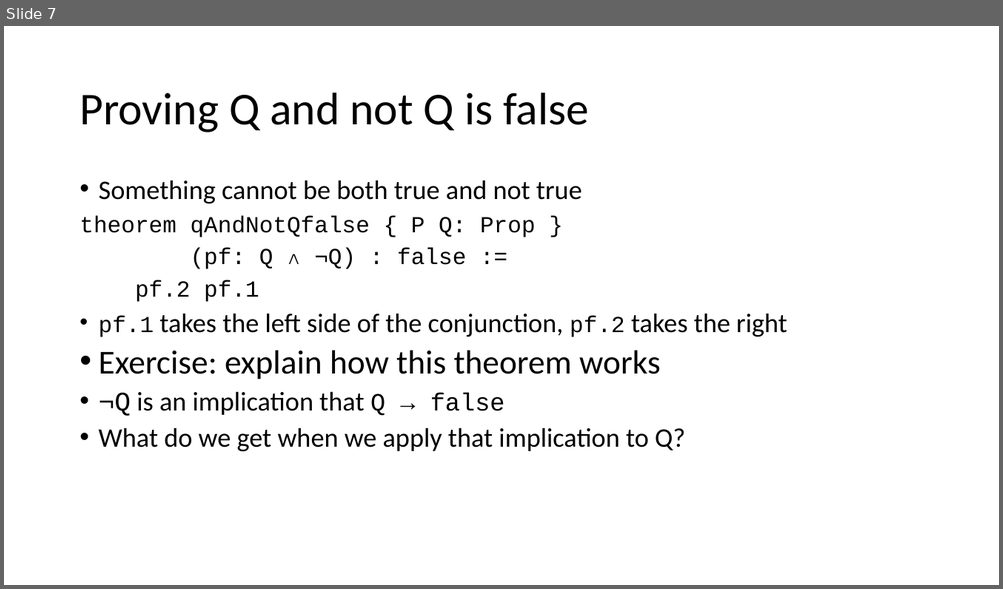
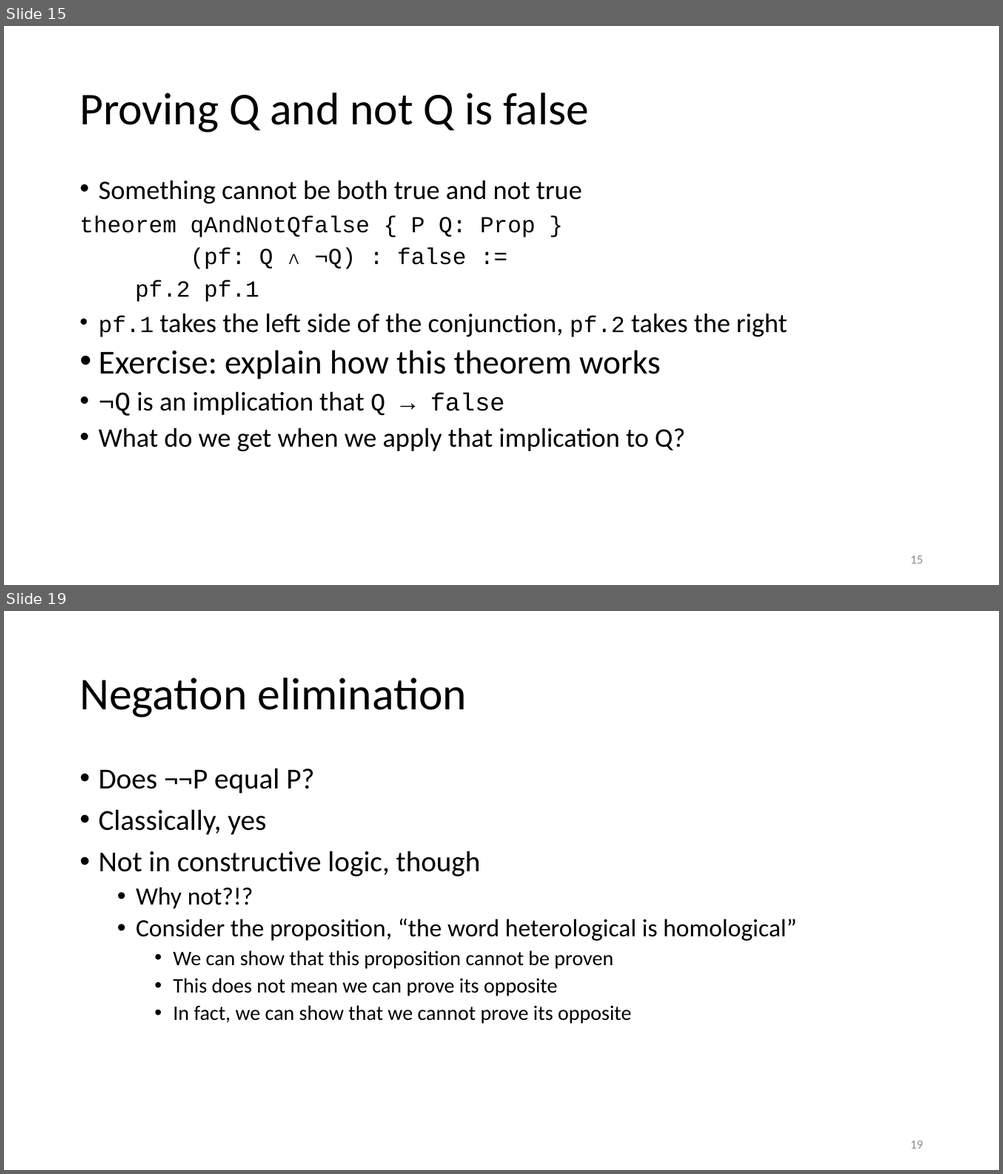
Before and after one commit to kevinsullivan/cs-dm, a slide deck: 06_Negation/Negation.pptx. Shown one above the other, each under a label of ours: slide 7 before the commit, slides 15 and 19 after it; the slides between them are not shown. The pictures are 1003x589 and 1003x1174 pixels, drawn with LibreOffice and Linux fonts; fonts in the diff are those of the drawing. Boxes give left, top, right and bottom in pixels: in the first picture for what was removed or moved away, otherwise in the second. Text is boxed around its words. In the diff, an @@ line names an element or a change of style, - is before the commit and + after.

```diff
--- a/06_Negation/Negation.pptx
+++ b/06_Negation/Negation.pptx
@@ slide 19 added at (4, 611, 999, 1170), background #FFFFFF @@
@@ title added at (79, 678, 466, 718), 44 pt, text #000000 @@
+Negation elimination
@@ text added at (99, 768, 797, 1024), 20 pt, text #000000 @@
+• Does ¬¬P equal P?
+• Classically, yes
+• Not in constructive logic, though
+  • Why not?!?
+  • Consider the proposition, “the word heterological is homological”
+    • We can show that this proposition cannot be proven
+    • This does not mean we can prove its opposite
+    • In fact, we can show that we cannot prove its opposite
@@ page number added at (910, 1141, 922, 1149), 12 pt, text #8C8C8C @@
+19
@@ what was slide 7 is now slide 15 @@
@@ slide 15 changed as well @@
@@ page number added at (910, 556, 922, 564), 12 pt, text #8C8C8C @@
+15
```
Also in this commit, not shown: 10 other slides changed, 17 other slides added, 1 other file.
